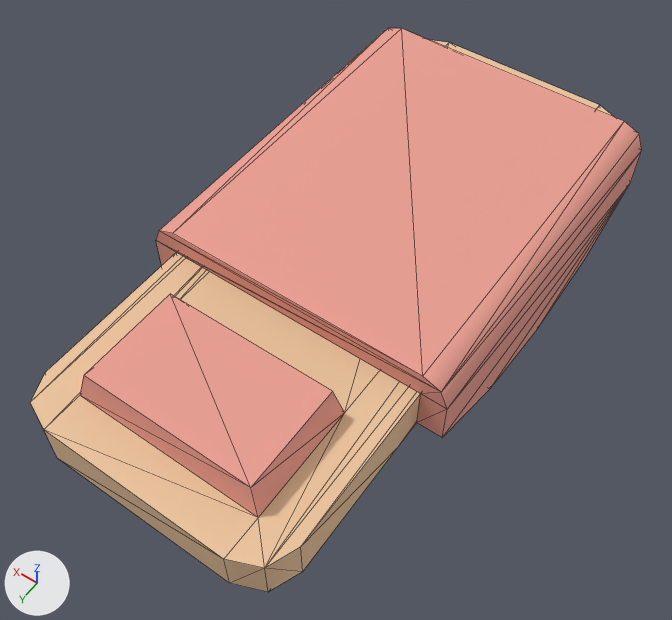
What one commit did to the glTF model example_game/world/props/bedroll.prop/model.glb.
Camera for both pictures: a camera (50 mm lens) standing at (-0.781, 1.191, 1.796) and looking at (0.001, 0.097, 0.075). Lighting does not change. The marker at lower left points along +X, +Y and +Z. The older version comes first. Mesh edges are drawn as thin lines. Vertices at exactly the same position are counted once.

Objects in the first picture: 'model'.
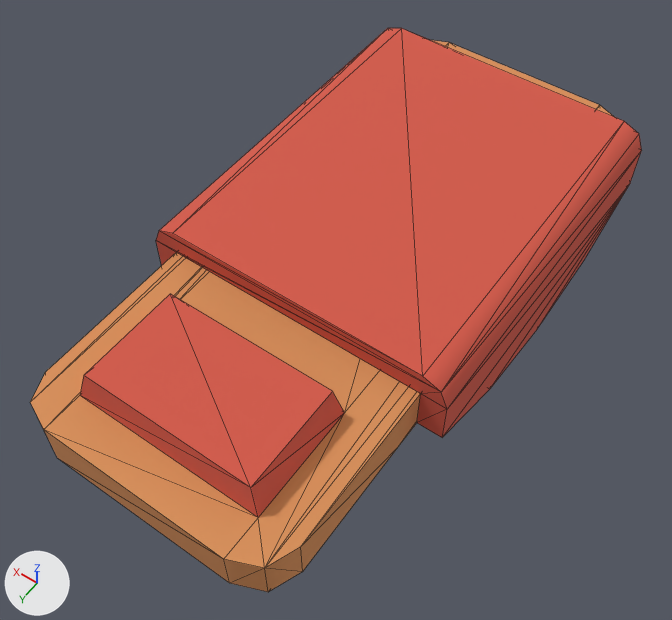
The change, as a list of edits to the scene's bpy script:
```text
Change me_model:
    where me_model.from_pydata(...)  # 72 vertices, 140 faces; spans x -0.39..0.39, y -0.76..0.76, z -0.02..0.29
    used by ob_model
    me_model part 1: 78 faces centred in x -0.39..0.39, y -0.66..0.66, z -0.01..0.29 are repainted in the vertex colours; the middle colour goes from pink #eba093 to red #d45a49
    me_model part 2: 62 faces centred in x -0.33..0.33, y -0.76..0.76, z 0.1..0.22 are repainted in the vertex colours; the middle colour goes from beige #edc7a0 to orange #d9915a
```

What differs and where, as boxes [x1, y1, x2, y2] in the pictures (672 x 620 px):
part 1 of me_model, recoloured (pink to red): [80, 28, 642, 517] in both
part 2 of me_model, recoloured: [30, 40, 614, 592] in both
